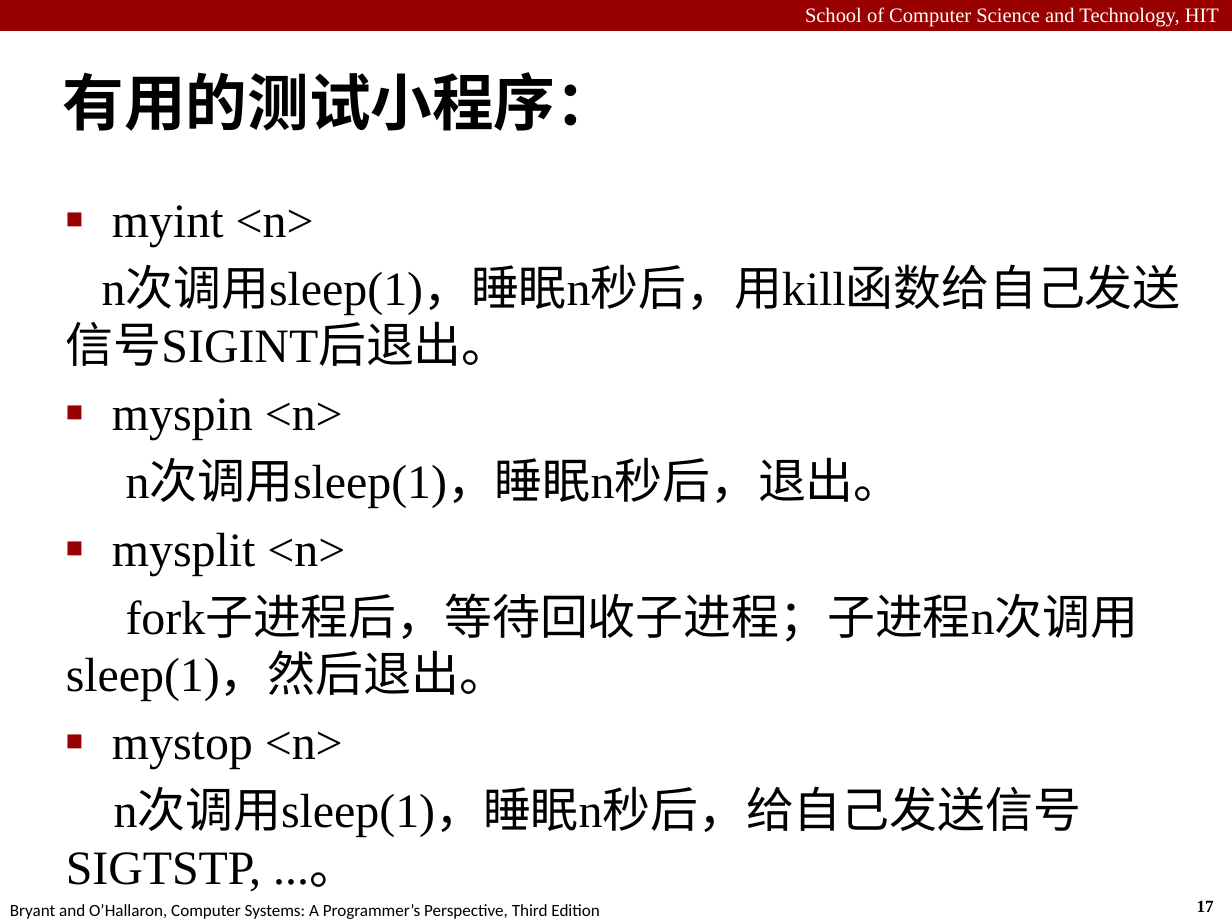
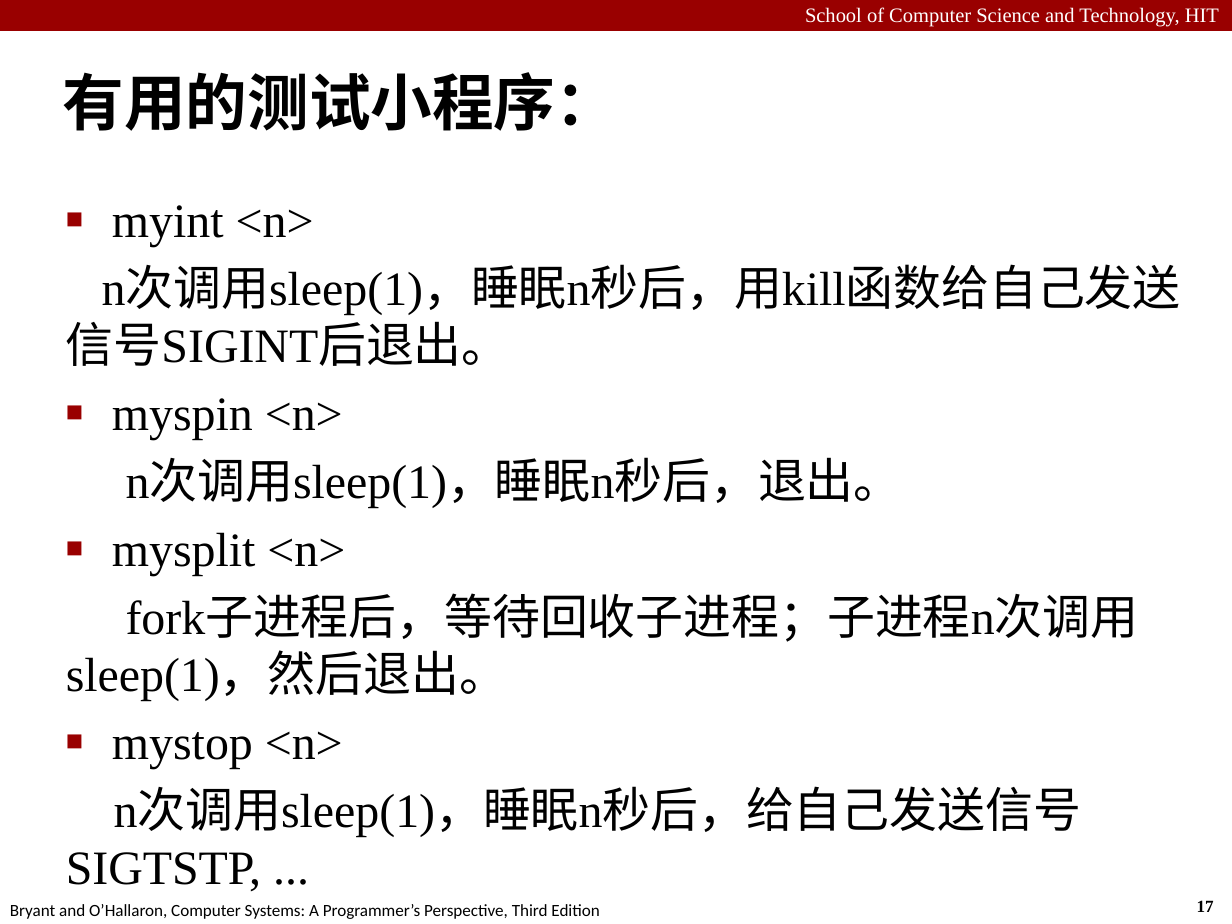
Before and after one commit to cuttingedge191/HITCS-ICS_CSAPP, a slide deck: slide 17 of HIT_Labs/Lab7/Lab7-2021.pptx. Drawn at 1232x924 pixels with LibreOffice and Linux fonts; fonts in the diff are those of the drawing. Boxes give left, top, right and bottom in pixels: in the first picture for what was removed or moved away, otherwise in the second. Text is boxed around its words. In the diff, an @@ line names an element or a change of style, - is before the commit and + after.

```diff
--- a/HIT_Labs/Lab7/Lab7-2021.pptx
+++ b/HIT_Labs/Lab7/Lab7-2021.pptx
@@ text at [66,790,1082,891]: text changed @@
-n次调用sleep(1)，睡眠n秒后，给自己发送信号SIGTSTP, ...。
+n次调用sleep(1)，睡眠n秒后，给自己发送信号SIGTSTP, ...
```
Also in this commit, not shown: 8 other slides changed, 1 slide added, 43 other files.
